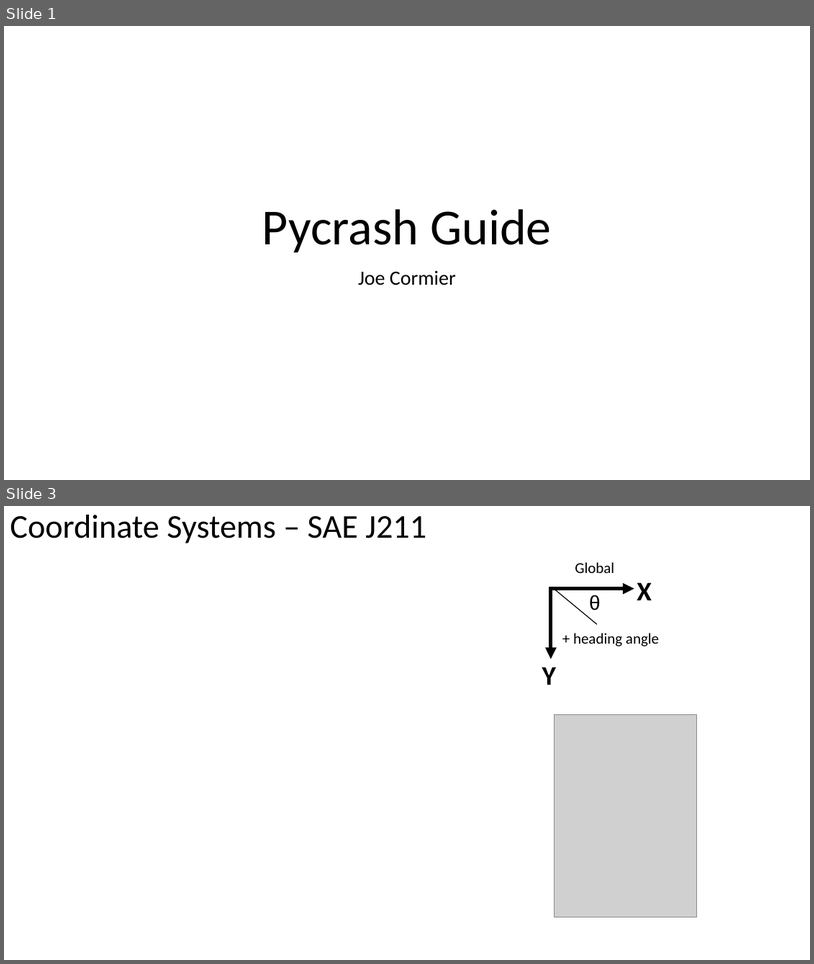
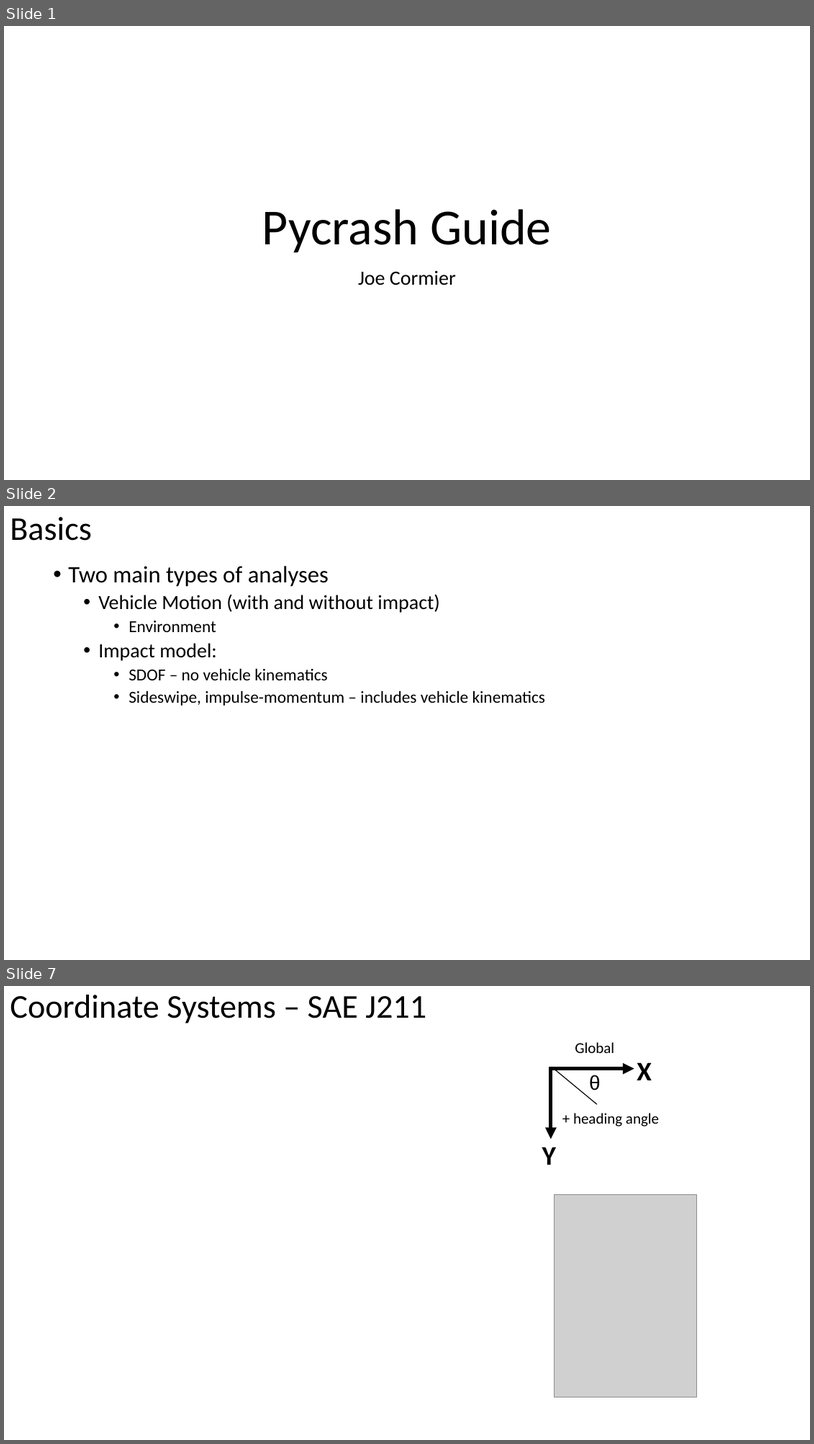
Before and after one commit to joe-cormier/pycrash, a slide deck: docs/Vehicle_Dynamics_Guide.pptx. Shown one above the other, each under a label of ours: slides 1 and 3 before the commit, slides 1, 2 and 7 after it; the slides between them are not shown. The pictures are 814x964 and 814x1444 pixels, drawn with LibreOffice and Linux fonts; fonts in the diff are those of the drawing; grey boxes stand for pictures. Boxes give left, top, right and bottom in pixels: in the first picture for what was removed or moved away, otherwise in the second. Text is boxed around its words. In the diff, an @@ line names an element or a change of style, - is before the commit and + after.

```diff
--- a/docs/Vehicle_Dynamics_Guide.pptx
+++ b/docs/Vehicle_Dynamics_Guide.pptx
@@ slide 2 added at <box>4,506,810,960</box>, background #FFFFFF @@
@@ title added at <box>10,517,91,541</box>, 39.6 pt, text #000000 @@
+Basics
@@ text added at <box>68,566,545,705</box>, 20 pt, text #000000 @@
+• Two main types of analyses
+  • Vehicle Motion (with and without impact)
+    • Environment
+  • Impact model:
+    • SDOF – no vehicle kinematics
+    • Sideswipe, impulse-momentum – includes vehicle kinematics
@@ what was slide 3 is now slide 7 @@
```
Also in this commit, not shown: 4 other slides added, 2 slides removed, 19 other files.
